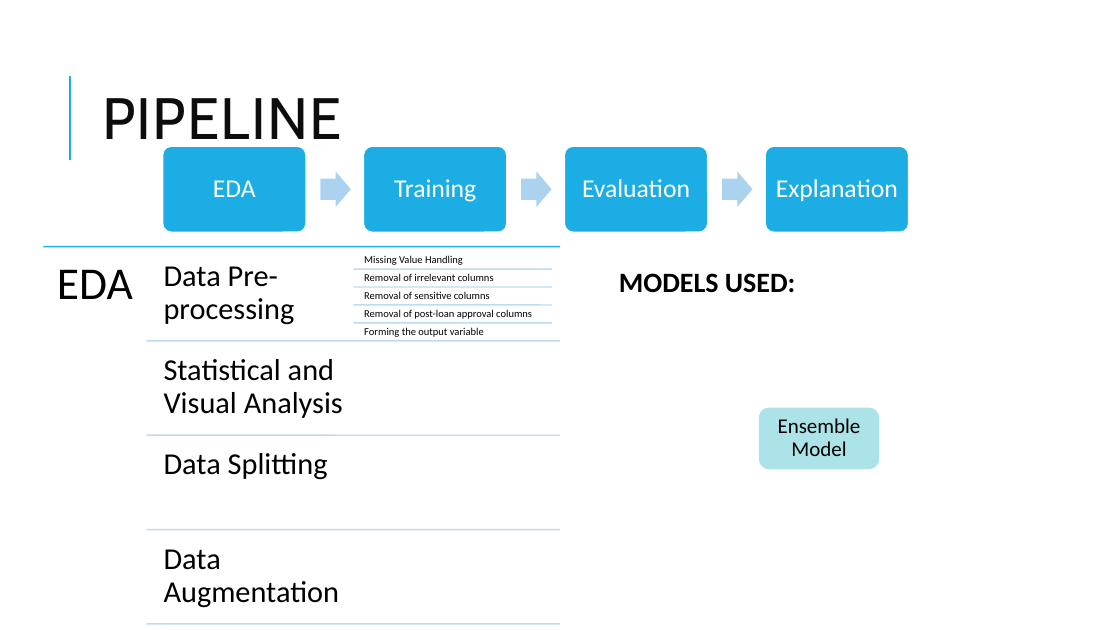
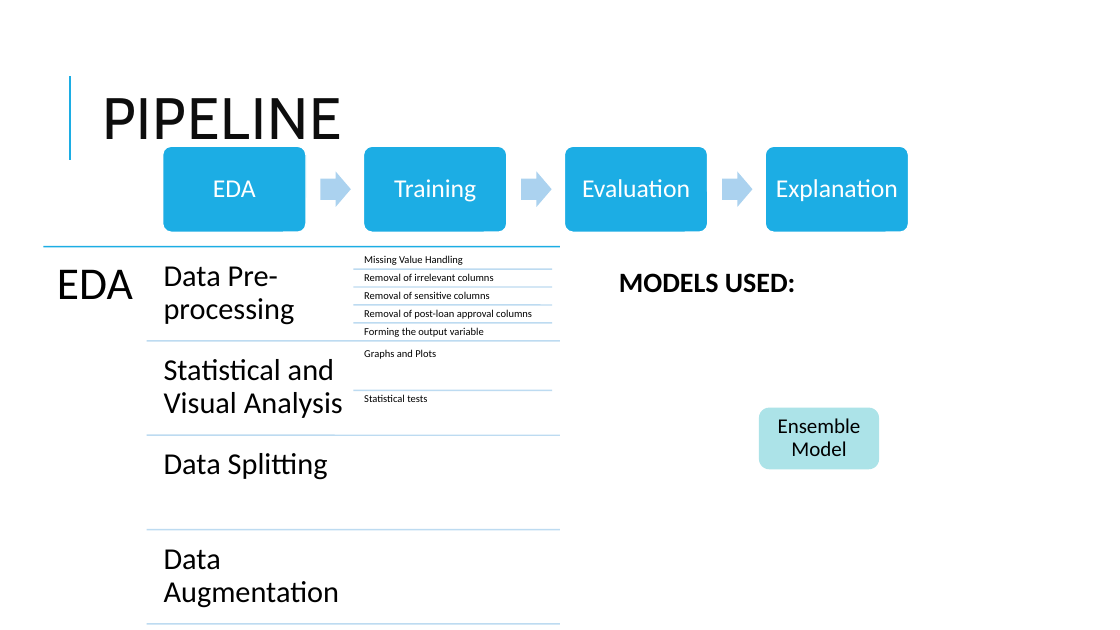
Before and after one commit to unnati026/JPMC-Case-Study, a slide deck: slide 3 of JPMC CCB Risk Modelling Case Study.pptx. Drawn at 1120x630 pixels with LibreOffice and Linux fonts; fonts in the diff are those of the drawing. Boxes give left, top, right and bottom in pixels: in the first picture for what was removed or moved away, otherwise in the second. Text is boxed around its words. In the diff, an @@ line names an element or a change of style, - is before the commit and + after.

```diff
--- a/JPMC CCB Risk Modelling Case Study.pptx
+++ b/JPMC CCB Risk Modelling Case Study.pptx
@@ text added at [364, 349, 436, 359], 9 pt, text #000000 @@
+Graphs and Plots
@@ line added from (354, 391) to (552, 391), #BDDBF2 1.25 pt @@
@@ text added at [364, 394, 427, 402], 9 pt, text #000000 @@
+Statistical tests
```
Also in this commit, not shown: 2 other slides changed.
